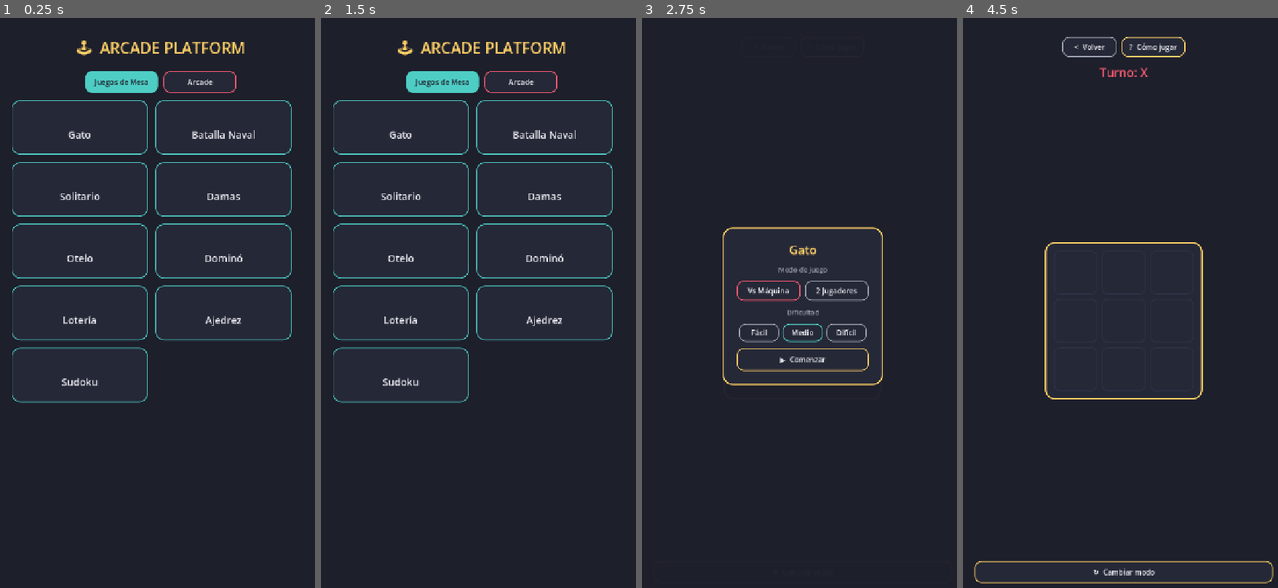
Above: before the commit, frames 1-4 (left to right).
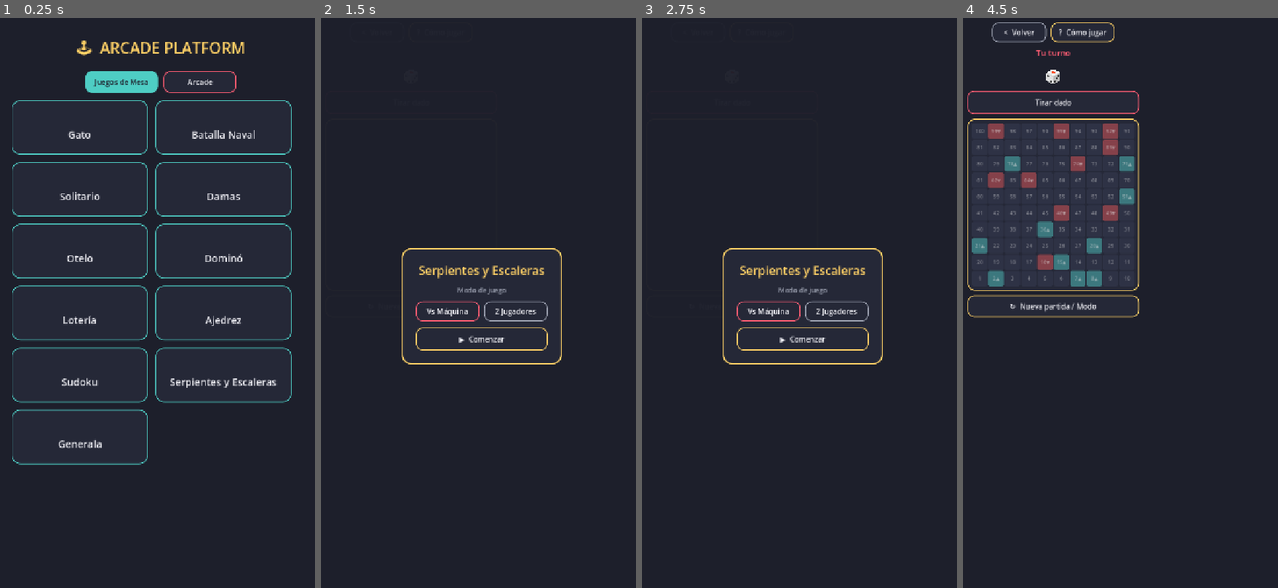
Above: after the commit, the same moments.

Repository: jfrodriguezva/Arcade
Game: Godot game, scene res://core/scenes/hub.tscn
Same seed, same stepped clock (60 frames per second), same inputs: the game is played once before the commit and once after it.
Inputs (mouse positions are in pixels of both pictures, inside the frame that each line leads up to):
- Up to frame 1 (0.25 s): no input
- Up to frame 2 (1.5 s): click "Juegos de Mesa" at 0.5 s; click (544, 377) at 1.25 s, where only the run after the commit has a clickable "Serpientes y Escaleras"
- Up to frame 3 (2.75 s): click (733, 103) at 2 s, where only the run after the commit has a clickable "Tirar dado"
- Up to frame 4 (4.5 s): click "? Cómo jugar" at 2.75 s; click "? Cómo jugar" at 3.5 s; click "▶ Comenzar" at 4.25 s

The runs differ from the first frame. In frame 1, 1.1% of the frame differs, in the area x 3-93%, y 57-79%; in frame 2, 6.3%; in frame 3, 3.2%; in frame 4, 16%, in the area x 1-99%, y 0-100%.

Commit message:
Serpientes y Escaleras + Generala
Serpientes y Escaleras: tablero 10x10 boustrofedon clasico, 10
escaleras y 10 serpientes, modo Vs Maquina o 2 Jugadores (sin
niveles de dificultad, es puro azar).

Generala (estilo Yahtzee): 5 dados, hasta 3 tiradas por turno con
retencion de dados, 10 categorias clasicas (Unos..Seises, Escalera,
Full, Poker, Generala). Funciona tanto Vs Maquina (3 niveles: Facil
retiene al azar, Medio/Dificil retienen el valor mas repetido, y
Dificil ademas evita quemar categorias grandes en 0) como 2 Jugadores
(cada quien anota en su propia columna).

Logica de puntaje validada con casos de prueba automatizados antes
de subir.

Co-Authored-By: Claude Sonnet 5 <noreply@anthropic.com>

Diff:
--- a/core/autoload/game_manager.gd
+++ b/core/autoload/game_manager.gd
@@ -67,6 +67,20 @@
 		"scene": "res://games/board/sudoku/sudoku.tscn",
 		"enabled": true,
 	},
+	{
+		"id": "snakes_ladders",
+		"title": "Serpientes y Escaleras",
+		"category": "mesa",
+		"scene": "res://games/board/snakes_ladders/snakes_ladders.tscn",
+		"enabled": true,
+	},
+	{
+		"id": "generala",
+		"title": "Generala",
+		"category": "mesa",
+		"scene": "res://games/board/generala/generala.tscn",
+		"enabled": true,
+	},
 ]
 
 var current_game_id: String = ""
--- /dev/null
+++ b/games/board/generala/generala.gd
@@ -0,0 +1,395 @@
+extends Control
+## Generala (dados, estilo Yahtzee clásico) contra la máquina, con
+## 3 niveles de dificultad que afectan qué dados retiene y cómo
+## elige categoría. También se puede jugar pasando el dispositivo.
+
+const GAME_ID := "generala"
+const CATEGORIES := ["1", "2", "3", "4", "5", "6", "escalera", "full", "poker", "generala"]
+const CATEGORY_LABELS := {
+	"1": "Unos", "2": "Doses", "3": "Treses", "4": "Cuatros", "5": "Cincos", "6": "Seises",
+	"escalera": "Escalera", "full": "Full", "poker": "Póker", "generala": "Generala",
+}
+
+const HELP_TEXT := "Cada turno tienes hasta 3 tiradas de 5 dados.
+
+- Toca 'Tirar dados' para lanzar los que no estén retenidos.
+- Toca un dado para retenerlo (no se vuelve a tirar) o soltarlo.
+- Cuando quieras (o al agotar las 3 tiradas), toca una categoría de tu columna para anotar el resultado ahí. Cada categoría solo se usa una vez.
+
+Categorías: Unos a Seises suman solo esos dados. Escalera (1-2-3-4-5 o 2-3-4-5-6) = 20. Full (trío + par) = 30. Póker (4 iguales) = 40. Generala (5 iguales) = 50.
+
+Gana quien tenga más puntos al llenar las 10 categorías."
+
+var dice: Array = [1, 1, 1, 1, 1]
+var held: Array = [false, false, false, false, false]
+var rolls_left: int = 3
+var current_turn: String = "player"
+var mode: String = "pve"
+var difficulty: String = "medium"
+var scores: Dictionary = {"player": {}, "bot": {}}
+var game_over: bool = false
+
+var status_label: Label
+var roll_btn: Button
+var die_buttons: Array = []
+var left_buttons: Dictionary = {}
+var right_buttons: Dictionary = {}
+var left_header: Label
+var right_header: Label
+var left_total_label: Label
+var right_total_label: Label
+
+
+func _ready() -> void:
+	_build_ui()
+	UIKit.show_setup_overlay(self, "Generala", true, true, _on_setup_confirmed)
+
+
+func _on_setup_confirmed(config: Dictionary) -> void:
+	mode = config["mode"]
+	difficulty = config["difficulty"]
+	_new_game()
+
+
+func _build_ui() -> void:
+	UIKit.apply_background(self)
+
+	var scroll := ScrollContainer.new()
+	scroll.set_anchors_preset(Control.PRESET_FULL_RECT)
+	add_child(scroll)
+
+	var margin := MarginContainer.new()
+	for side: String in ["margin_left", "margin_right", "margin_top", "margin_bottom"]:
+		margin.add_theme_constant_override(side, 20)
+	scroll.add_child(margin)
+
+	var vbox := VBoxContainer.new()
+	vbox.alignment = BoxContainer.ALIGNMENT_CENTER
+	vbox.add_theme_constant_override("separation", 10)
+	margin.add_child(vbox)
+
+	UIKit.build_toolbar(vbox, self, "Generala", HELP_TEXT)
+
+	status_label = UIKit.title_label("", 18, UIKit.COLOR_TEXT)
+	vbox.add_child(status_label)
+
+	var dice_row := HBoxContainer.new()
+	dice_row.alignment = BoxContainer.ALIGNMENT_CENTER
+	dice_row.add_theme_constant_override("separation", 8)
+	vbox.add_child(dice_row)
+
+	for i in range(5):
+		var die := Button.new()
+		die.custom_minimum_size = Vector2(56, 56)
+		die.add_theme_font_size_override("font_size", 26)
+		die.pressed.connect(_on_die_pressed.bind(i))
+		dice_row.add_child(die)
+		die_buttons.append(die)
+
+	roll_btn = Button.new()
+	roll_btn.custom_minimum_size = Vector2(220, 50)
+	UIKit.style_button(roll_btn, UIKit.COLOR_ACCENT)
+	roll_btn.pressed.connect(_on_roll_pressed)
+	vbox.add_child(roll_btn)
+
+	var card_panel := PanelContainer.new()
+	card_panel.add_theme_stylebox_override("panel", UIKit.stylebox(UIKit.COLOR_PANEL, UIKit.COLOR_ACCENT_3, 16, 2))
+	vbox.add_child(card_panel)
+	var card_margin := MarginContainer.new()
+	for side: String in ["margin_left", "margin_right", "margin_top", "margin_bottom"]:
+		card_margin.add_theme_constant_override(side, 12)
+	card_panel.add_child(card_margin)
+
+	var score_grid := GridContainer.new()
+	score_grid.columns = 3
+	score_grid.add_theme_constant_override("h_separation", 12)
+	score_grid.add_theme_constant_override("v_separation", 6)
+	card_margin.add_child(score_grid)
+
+	score_grid.add_child(UIKit.title_label("Categoría", 14, UIKit.COLOR_TEXT_DIM))
+	left_header = UIKit.title_label("Tú", 14, UIKit.COLOR_ACCENT)
+	score_grid.add_child(left_header)
+	right_header = UIKit.title_label("Máquina", 14, UIKit.COLOR_ACCENT_2)
+	score_grid.add_child(right_header)
+
+	for cat: String in CATEGORIES:
+		score_grid.add_child(UIKit.title_label(CATEGORY_LABELS[cat], 14, UIKit.COLOR_TEXT))
+
+		var lbtn := Button.new()
+		lbtn.custom_minimum_size = Vector2(70, 36)
+		lbtn.add_theme_font_size_override("font_size", 14)
+		lbtn.pressed.connect(_on_category_pressed.bind(cat, "player"))
+		score_grid.add_child(lbtn)
+		left_buttons[cat] = lbtn
+
+		var rbtn := Button.new()
+		rbtn.custom_minimum_size = Vector2(70, 36)
+		rbtn.add_theme_font_size_override("font_size", 14)
+		rbtn.pressed.connect(_on_category_pressed.bind(cat, "bot"))
+		score_grid.add_child(rbtn)
+		right_buttons[cat] = rbtn
+
+	score_grid.add_child(UIKit.title_label("Total", 15, UIKit.COLOR_ACCENT_3))
+	left_total_label = UIKit.title_label("0", 15, UIKit.COLOR_ACCENT_3)
+	score_grid.add_child(left_total_label)
+	right_total_label = UIKit.title_label("0", 15, UIKit.COLOR_ACCENT_3)
+	score_grid.add_child(right_total_label)
+
+	var restart_btn := Button.new()
+	restart_btn.text = "↻  Nueva partida / Modo"
+	restart_btn.custom_minimum_size = Vector2(220, 48)
+	UIKit.style_button(restart_btn, UIKit.COLOR_ACCENT_3)
+	restart_btn.pressed.connect(func() -> void: UIKit.show_setup_overlay(self, "Generala", true, true, _on_setup_confirmed))
+	vbox.add_child(restart_btn)
+
+
+func _new_game() -> void:
+	scores = {"player": {}, "bot": {}}
+	current_turn = "player"
+	game_over = false
+	if mode == "pvp":
+		left_header.text = "Jugador 1"
+		right_header.text = "Jugador 2"
+	else:
+		left_header.text = "Tú"
+		right_header.text = "Máquina"
+	_start_turn()
+
+
+func _start_turn() -> void:
+	dice = [1, 1, 1, 1, 1]
+	held = [false, false, false, false, false]
+	rolls_left = 3
+	_update_turn_status()
+	_redraw_all()
+
+	if mode == "pve" and current_turn == "bot":
+		await get_tree().create_timer(0.5).timeout
+		_bot_take_turn()
+
+
+func _update_turn_status() -> void:
+	if mode == "pve":
+		status_label.text = "Tu turno" if current_turn == "player" else "Turno de la máquina..."
+		status_label.add_theme_color_override("font_color", UIKit.COLOR_ACCENT if current_turn == "player" else UIKit.COLOR_ACCENT_2)
+	else:
+		var label: String = "Jugador 1 (rosa)" if current_turn == "player" else "Jugador 2 (teal)"
+		status_label.text = "Turno: %s" % label
+		status_label.add_theme_color_override("font_color", UIKit.COLOR_ACCENT if current_turn == "player" else UIKit.COLOR_ACCENT_2)
+
+
+func _score_category(d: Array, cat: String) -> int:
+	var counts: Dictionary = {}
+	for v: int in d:
+		counts[v] = counts.get(v, 0) + 1
+
+	if cat in ["1", "2", "3", "4", "5", "6"]:
+		var n: int = int(cat)
+		return counts.get(n, 0) * n
+
+	match cat:
+		"escalera":
+			var sorted_dice: Array = d.duplicate()
+			sorted_dice.sort()
+			if sorted_dice == [1, 2, 3, 4, 5] or sorted_dice == [2, 3, 4, 5, 6]:
+				return 20
+			return 0
+		"full":
+			var values: Array = counts.values()
+			values.sort()
+			if values.size() == 2 and values[0] == 2 and values[1] == 3:
+				return 30
+			return 0
+		"poker":
+			for v: int in counts.values():
+				if v >= 4:
+					return 40
+			return 0
+		"generala":
+			for v: int in counts.values():
+				if v == 5:
+					return 50
+			return 0
+	return 0
+
+
+func _redraw_all() -> void:
+	for i in range(5):
+		var die: Button = die_buttons[i]
+		die.text = str(dice[i])
+		var accent: Color = UIKit.COLOR_ACCENT_3 if held[i] else UIKit.COLOR_BG_LIGHT
+		UIKit.style_button(die, accent, 10)
+
+	roll_btn.text = "🎲 Tirar dados (quedan %d)" % rolls_left
+	var can_roll: bool = not game_over and rolls_left > 0 and (mode == "pvp" or current_turn == "player")
+	roll_btn.disabled = not can_roll
+
+	for cat: String in CATEGORIES:
+		_style_category_button(left_buttons[cat], cat, "player")
+		_style_category_button(right_buttons[cat], cat, "bot")
+
+	var player_total := 0
+	for v: int in scores["player"].values():
+		player_total += v
+	left_total_label.text = str(player_total)
+
+	var bot_total := 0
+	for v: int in scores["bot"].values():
+		bot_total += v
+	right_total_label.text = str(bot_total)
+
+
+func _style_category_button(btn: Button, cat: String, owner: String) -> void:
+	var used: bool = scores[owner].has(cat)
+	if used:
+		btn.text = str(scores[owner][cat])
+		btn.disabled = true
+		UIKit.style_button(btn, UIKit.COLOR_PANEL, 8)
+		return
+
+	var humanly_controlled: bool = mode == "pvp" or owner == "player"
+	var can_score: bool = not game_over and rolls_left < 3 and current_turn == owner and humanly_controlled
+	btn.text = str(_score_category(dice, cat)) if (rolls_left < 3 and current_turn == owner) else "-"
+	btn.disabled = not can_score
+	UIKit.style_button(btn, UIKit.COLOR_ACCENT_2 if can_score else UIKit.COLOR_BG_LIGHT, 8)
+
+
+func _on_die_pressed(i: int) -> void:
+	if game_over or rolls_left == 3:
+		return
+	if mode == "pve" and current_turn != "player":
+		return
+	held[i] = not held[i]
+	_redraw_all()
+
+
+func _on_roll_pressed() -> void:
+	if game_over or rolls_left <= 0:
+		return
+	if mode == "pve" and current_turn != "player":
+		return
+	for i in range(5):
+		if not held[i]:
+			dice[i] = randi() % 6 + 1
+	rolls_left -= 1
+	_redraw_all()
+
+
+func _on_category_pressed(cat: String, owner: String) -> void:
+	if game_over or rolls_left == 3:
+		return
+	if current_turn != owner:
+		return
+	if mode == "pve" and owner == "bot":
+		return
+	if scores[owner].has(cat):
+		return
+
+	scores[owner][cat] = _score_category(dice, cat)
+	_end_turn(owner)
+
+
+func _end_turn(owner: String) -> void:
+	_redraw_all()
+	if scores["player"].size() >= CATEGORIES.size() and scores["bot"].size() >= CATEGORIES.size():
+		_end_game()
+		return
+
+	current_turn = "bot" if owner == "player" else "player"
+	_start_turn()
+
+
+func _bot_take_turn() -> void:
+	dice = [1, 1, 1, 1, 1]
+	held = [false, false, false, false, false]
+
+	for roll_num in range(3):
+		for i in range(5):
+			if not held[i]:
+				dice[i] = randi() % 6 + 1
+		_redraw_all()
+		if roll_num < 2:
+			_bot_decide_holds()
+			await get_tree().create_timer(0.4).timeout
+
+	var cat: String = _bot_choose_category()
+	scores["bot"][cat] = _score_category(dice, cat)
+	_end_turn("bot")
+
+
+func _bot_decide_holds() -> void:
+	if difficulty == "easy":
+		for i in range(5):
+			held[i] = randi() % 2 == 0
+		return
+
+	var counts: Dictionary = {}
+	for d: int in dice:
+		counts[d] = counts.get(d, 0) + 1
+	var best_value: int = 1
+	var best_count: int = 0
+	for v: int in counts.keys():
+		if counts[v] > best_count:
+			best_count = counts[v]
+			best_value = v
+
+	for i in range(5):
+		held[i] = dice[i] == best_value
+
+
+func _bot_choose_category() -> String:
+	var available: Array = []
+	for cat: String in CATEGORIES:
+		if not scores["bot"].has(cat):
+			available.append(cat)
+
+	var best_cat: String = available[0]
+	var best_score: int = -1
+	for cat: String in available:
+		var s: int = _score_category(dice, cat)
+		if difficulty == "hard" and s == 0 and cat in ["generala", "poker", "full", "escalera"]:
+			s = -1
+		if s > best_score:
+			best_score = s
+			best_cat = cat
+	return best_cat
+
+
+func _end_game() -> void:
+	game_over = true
+	var player_total := 0
+	for v: int in scores["player"].values():
+		player_total += v
+	var bot_total := 0
+	for v: int in scores["bot"].values():
+		bot_total += v
+
+	if mode == "pve":
+		if player_total > bot_total:
+			status_label.text = "¡Ganaste! %d - %d" % [player_total, bot_total]
+			status_label.add_theme_color_override("font_color", UIKit.COLOR_ACCENT_3)
+			_record_result("wins")
+		elif bot_total > player_total:
+			status_label.text = "Ganó la máquina %d - %d" % [bot_total, player_total]
+			status_label.add_theme_color_override("font_color", UIKit.COLOR_DANGER)
+			_record_result("losses")
+		else:
+			status_label.text = "Empate %d - %d" % [player_total, bot_total]
+			status_label.add_theme_color_override("font_color", UIKit.COLOR_TEXT_DIM)
+			_record_result("draws")
+	else:
+		if player_total == bot_total:
+			status_label.text = "Empate %d - %d" % [player_total, bot_total]
+			status_label.add_theme_color_override("font_color", UIKit.COLOR_TEXT_DIM)
+		else:
+			var winner: String = "Jugador 1 (rosa)" if player_total > bot_total else "Jugador 2 (teal)"
+			status_label.text = "¡Ganó %s! %d - %d" % [winner, max(player_total, bot_total), min(player_total, bot_total)]
+			status_label.add_theme_color_override("font_color", UIKit.COLOR_ACCENT_3)
+
+	_redraw_all()
+
+
+func _record_result(key: String) -> void:
+	var stats: Dictionary = SaveManager.get_game_data(GAME_ID)
+	stats[key] = stats.get(key, 0) + 1
+	SaveManager.set_game_data(GAME_ID, stats)
--- /dev/null
+++ b/games/board/generala/generala.tscn
@@ -0,0 +1,12 @@
+[gd_scene load_steps=2 format=3]
+
+[ext_resource type="Script" path="res://games/board/generala/generala.gd" id="1"]
+
+[node name="Generala" type="Control"]
+layout_mode=3
+anchors_preset=15
+anchor_right=1.0
+anchor_bottom=1.0
+grow_horizontal=2
+grow_vertical=2
+script=ExtResource("1")
--- /dev/null
+++ b/games/board/snakes_ladders/snakes_ladders.gd
@@ -0,0 +1,225 @@
+extends Control
+## Serpientes y Escaleras. 1 jugador contra la máquina o 2 jugadores
+## pasando el dispositivo (es puro azar, no hay niveles de dificultad).
+
+const GAME_ID := "snakes_ladders"
+
+const LADDERS := {2: 38, 7: 14, 8: 31, 15: 26, 21: 42, 28: 84, 36: 44, 51: 67, 71: 91, 78: 98}
+const SNAKES := {16: 6, 46: 25, 49: 11, 62: 19, 64: 60, 74: 53, 89: 68, 92: 88, 95: 75, 99: 80}
+
+const HELP_TEXT := "Por turnos, tira el dado y avanza tu ficha esa cantidad de casillas.
+
+- Si caes en la base de una escalera ▲, subes directo a la casilla de arriba.
+- Si caes en la cabeza de una serpiente ▼, bajas directo a la casilla de abajo.
+- Si tu tiro te pasaría de la casilla 100, igual llegas a 100 y ganas (no hace falta caer exacto).
+
+Gana quien llegue primero a la casilla 100."
+
+var player_pos: int = 0
+var bot_pos: int = 0
+var current_turn: String = "player"
+var mode: String = "pve"
+var game_over: bool = false
+
+var status_label: Label
+var dice_label: Label
+var roll_btn: Button
+var cell_buttons: Dictionary = {}
+
+
+func _ready() -> void:
+	_build_ui()
+	UIKit.show_setup_overlay(self, "Serpientes y Escaleras", true, false, _on_setup_confirmed)
+
+
+func _on_setup_confirmed(config: Dictionary) -> void:
+	mode = config["mode"]
+	_new_game()
+
+
+func _build_ui() -> void:
+	UIKit.apply_background(self)
+
+	var scroll := ScrollContainer.new()
+	scroll.set_anchors_preset(Control.PRESET_FULL_RECT)
+	add_child(scroll)
+
+	var margin := MarginContainer.new()
+	for side: String in ["margin_left", "margin_right", "margin_top", "margin_bottom"]:
+		margin.add_theme_constant_override(side, 16)
+	scroll.add_child(margin)
+
+	var vbox := VBoxContainer.new()
+	vbox.alignment = BoxContainer.ALIGNMENT_CENTER
+	vbox.add_theme_constant_override("separation", 10)
+	margin.add_child(vbox)
+
+	UIKit.build_toolbar(vbox, self, "Serpientes y Escaleras", HELP_TEXT)
+
+	status_label = UIKit.title_label("", 18, UIKit.COLOR_TEXT)
+	vbox.add_child(status_label)
+
+	dice_label = UIKit.title_label("🎲", 36, UIKit.COLOR_ACCENT_3)
+	vbox.add_child(dice_label)
+
+	roll_btn = Button.new()
+	roll_btn.text = "Tirar dado"
+	roll_btn.custom_minimum_size = Vector2(200, 52)
+	UIKit.style_button(roll_btn, UIKit.COLOR_ACCENT)
+	roll_btn.pressed.connect(_on_roll_pressed)
+	vbox.add_child(roll_btn)
+
+	var board_panel := PanelContainer.new()
+	board_panel.add_theme_stylebox_override("panel", UIKit.stylebox(UIKit.COLOR_PANEL, UIKit.COLOR_ACCENT_3, 16, 2))
+	var board_margin := MarginContainer.new()
+	for side: String in ["margin_left", "margin_right", "margin_top", "margin_bottom"]:
+		board_margin.add_theme_constant_override(side, 8)
+	board_panel.add_child(board_margin)
+	vbox.add_child(board_panel)
+
+	var grid := GridContainer.new()
+	grid.columns = 10
+	grid.add_theme_constant_override("h_separation", 2)
+	grid.add_theme_constant_override("v_separation", 2)
+	board_margin.add_child(grid)
+
+	for r in range(10):
+		var row_from_bottom: int = 9 - r
+		var base: int = row_from_bottom * 10
+		for c in range(10):
+			var number: int
+			if row_from_bottom % 2 == 0:
+				number = base + c + 1
+			else:
+				number = base + (10 - c)
+			var cell := Button.new()
+			cell.custom_minimum_size = Vector2(34, 34)
+			cell.add_theme_font_size_override("font_size", 10)
+			cell.disabled = true
+			cell.focus_mode = Control.FOCUS_NONE
+			grid.add_child(cell)
+			cell_buttons[number] = cell
+
+	var restart_btn := Button.new()
+	restart_btn.text = "↻  Nueva partida / Modo"
+	restart_btn.custom_minimum_size = Vector2(220, 48)
+	UIKit.style_button(restart_btn, UIKit.COLOR_ACCENT_3)
+	restart_btn.pressed.connect(func() -> void: UIKit.show_setup_overlay(self, "Serpientes y Escaleras", true, false, _on_setup_confirmed))
+	vbox.add_child(restart_btn)
+
+
+func _new_game() -> void:
+	player_pos = 0
+	bot_pos = 0
+	current_turn = "player"
+	game_over = false
+	dice_label.text = "🎲"
+	roll_btn.disabled = false
+	_update_turn_status()
+	_redraw_all()
+
+
+func _redraw_all() -> void:
+	for number in range(1, 101):
+		var cell: Button = cell_buttons[number]
+		var base_color: Color = UIKit.COLOR_BG_LIGHT
+		var label: String = str(number)
+		if LADDERS.has(number):
+			base_color = UIKit.COLOR_ACCENT_2.lerp(UIKit.COLOR_BG_LIGHT, 0.55)
+			label = "%d▲" % number
+		elif SNAKES.has(number):
+			base_color = UIKit.COLOR_DANGER.lerp(UIKit.COLOR_BG_LIGHT, 0.55)
+			label = "%d▼" % number
+
+		var border: Color = Color(0, 0, 0, 0)
+		var bw: int = 0
+		var has_player: bool = player_pos == number
+		var has_bot: bool = bot_pos == number
+		if has_player and has_bot:
+			border = UIKit.COLOR_ACCENT_3
+			bw = 3
+		elif has_player:
+			border = UIKit.COLOR_ACCENT
+			bw = 3
+		elif has_bot:
+			border = UIKit.COLOR_ACCENT_2
+			bw = 3
+
+		cell.text = label
+		var sb: StyleBoxFlat = UIKit.stylebox(base_color, border, 4, bw)
+		cell.add_theme_stylebox_override("normal", sb)
+		cell.add_theme_stylebox_override("disabled", sb)
+
+
+func _on_roll_pressed() -> void:
+	if game_over:
+		return
+	if mode == "pve" and current_turn != "player":
+		return
+	_do_turn(current_turn)
+
+
+func _do_turn(owner: String) -> void:
+	roll_btn.disabled = true
+	var roll: int = randi() % 6 + 1
+	dice_label.text = "🎲 %d" % roll
+
+	var pos: int = player_pos if owner == "player" else bot_pos
+	pos = min(pos + roll, 100)
+	if LADDERS.has(pos):
+		pos = LADDERS[pos]
+	elif SNAKES.has(pos):
+		pos = SNAKES[pos]
+
+	if owner == "player":
+		player_pos = pos
+	else:
+		bot_pos = pos
+
+	_redraw_all()
+
+	if pos == 100:
+		_end_game(owner)
+		return
+
+	current_turn = "bot" if owner == "player" else "player"
+	_update_turn_status()
+	roll_btn.disabled = mode == "pve" and current_turn == "bot"
+
+	if mode == "pve" and current_turn == "bot":
+		await get_tree().create_timer(0.7).timeout
+		_do_turn("bot")
+
+
+func _update_turn_status() -> void:
+	if mode == "pve":
+		status_label.text = "Tu turno" if current_turn == "player" else "Turno de la máquina..."
+		status_label.add_theme_color_override("font_color", UIKit.COLOR_ACCENT if current_turn == "player" else UIKit.COLOR_ACCENT_2)
+	else:
+		var label: String = "Jugador 1 (rosa)" if current_turn == "player" else "Jugador 2 (teal)"
+		status_label.text = "Turno: %s" % label
+		status_label.add_theme_color_override("font_color", UIKit.COLOR_ACCENT if current_turn == "player" else UIKit.COLOR_ACCENT_2)
+
+
+func _end_game(owner: String) -> void:
+	game_over = true
+	roll_btn.disabled = true
+	if mode == "pve":
+		if owner == "player":
+			status_label.text = "¡Ganaste! Llegaste a la casilla 100"
+			status_label.add_theme_color_override("font_color", UIKit.COLOR_ACCENT_3)
+			_record_result("wins")
+		else:
+			status_label.text = "Ganó la máquina"
+			status_label.add_theme_color_override("font_color", UIKit.COLOR_DANGER)
+			_record_result("losses")
+	else:
+		var label: String = "Jugador 1 (rosa)" if owner == "player" else "Jugador 2 (teal)"
+		status_label.text = "¡Ganó %s!" % label
+		status_label.add_theme_color_override("font_color", UIKit.COLOR_ACCENT_3)
+
+
+func _record_result(key: String) -> void:
+	var stats: Dictionary = SaveManager.get_game_data(GAME_ID)
+	stats[key] = stats.get(key, 0) + 1
+	SaveManager.set_game_data(GAME_ID, stats)
--- /dev/null
+++ b/games/board/snakes_ladders/snakes_ladders.tscn
@@ -0,0 +1,12 @@
+[gd_scene load_steps=2 format=3]
+
+[ext_resource type="Script" path="res://games/board/snakes_ladders/snakes_ladders.gd" id="1"]
+
+[node name="SnakesLadders" type="Control"]
+layout_mode=3
+anchors_preset=15
+anchor_right=1.0
+anchor_bottom=1.0
+grow_horizontal=2
+grow_vertical=2
+script=ExtResource("1")
Not shown, added: games/board/generala/generala.gd.uid
Not shown, added: games/board/snakes_ladders/snakes_ladders.gd.uid
